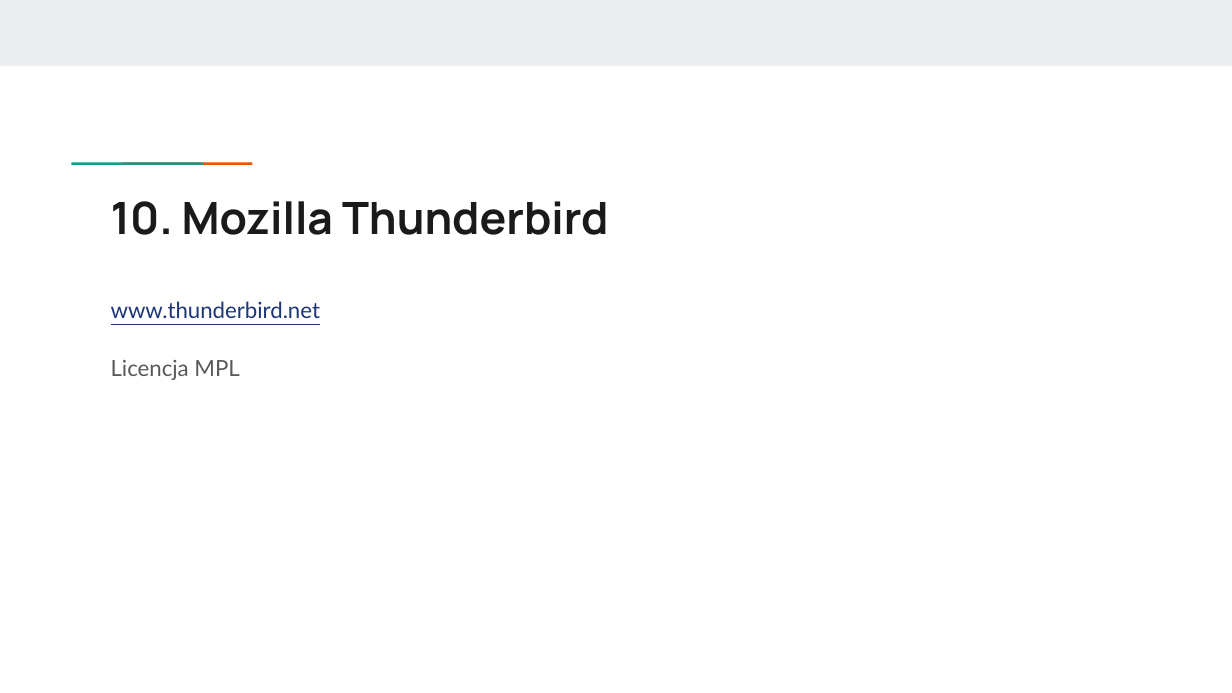
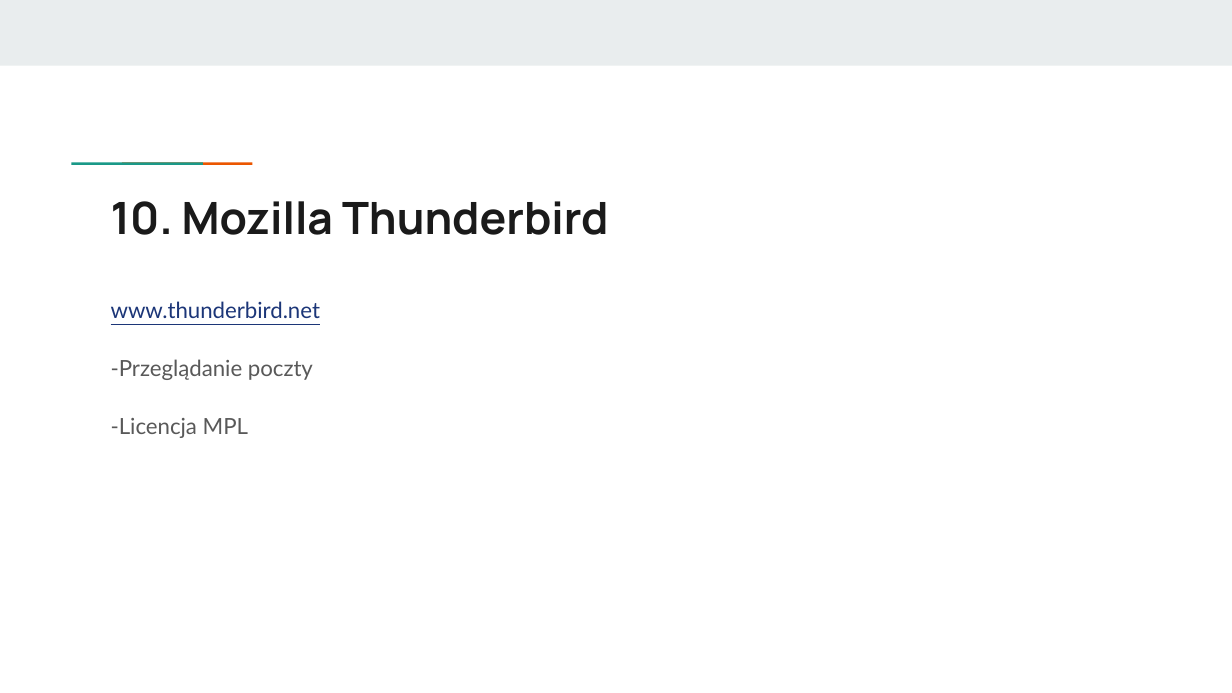
Before and after one commit to pawelmusiol/WDI, a slide deck: slide 12 of moduł 2/moduł 2.pptx. Drawn at 1232x693 pixels with LibreOffice and Linux fonts; fonts in the diff are those of the drawing. Boxes give left, top, right and bottom in pixels: in the first picture for what was removed or moved away, otherwise in the second. Text is boxed around its words. In the diff, an @@ line names an element or a change of style, - is before the commit and + after.

```diff
--- a/moduł 2/moduł 2.pptx
+++ b/moduł 2/moduł 2.pptx
@@ text at <box>111,359,313,438</box>: text changed @@
-Licencja MPL
+-Przeglądanie poczty
+-Licencja MPL
```
Also in this commit, not shown: 8 other slides changed, 1 other file.
